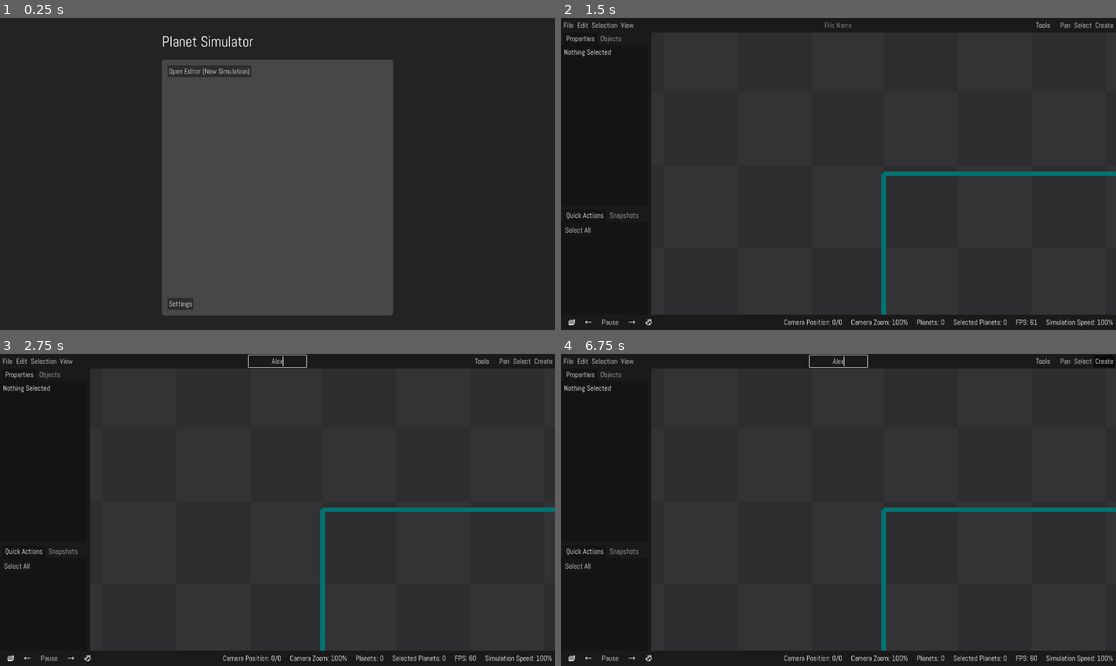
Above: before the commit, frames 1-4 (two rows, left to right).
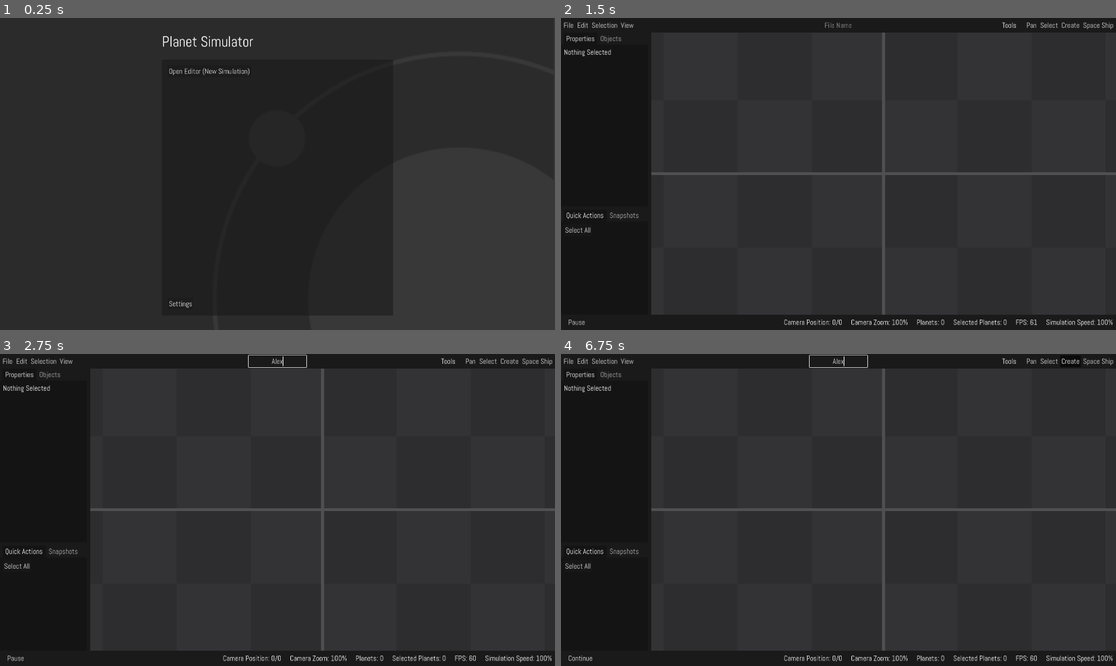
Above: after the commit, the same moments.

Repository: Maximinodotpy/PlanetSimulator
Game: Godot game, scene res://Scenes/User Interface/Main.tscn
Same seed, same stepped clock (60 frames per second), same inputs: the game is played once before the commit and once after it.
Inputs (mouse positions are in pixels of both pictures, inside the frame that each line leads up to):
- Up to frame 1 (0.25 s): no input
- Up to frame 2 (1.5 s): tap Enter at 0.5 s; move the mouse to (960, 158) at 0.52 s; hold Right (ui_right) 0.53-1.25 s; hold Delete 0.53-1.25 s; click (960, 158) at 0.67 s; click "Open Editor (New Simulation)" at 1.25 s
- Up to frame 3 (2.75 s): click (277, 360) at 2.02 s; type "Alex" at 2.1 s
- Up to frame 4 (6.75 s): click (1099, 360) at 2.75 s, where only the run after the commit has a clickable "Space Ship"; click "Pan" at 3.5 s; click "Select" at 4.25 s; click "Create" at 5 s; click "Select All" at 5.75 s; click (572, 659) at 6.52 s

The runs differ from the first frame. In frame 1, 33% of the frame differs, in the area x 29-100%, y 0-96%; in frame 2, 1.8%; in frame 3, 1.8%; in frame 4, 1.8%.

Commit message:
Many Changes

Diff:
--- a/Global Scripts/Editor Global.gd
+++ b/Global Scripts/Editor Global.gd
@@ -198,7 +198,7 @@
 func get_space() -> Node2D:
 	return Helpers.getSceneRoot().find_children('space')[0]
 
-func get_space_viewport() -> SubViewport:
+func get_space_viewport() -> Viewport:
 	return Helpers.getSceneRoot().find_children('space_viewport')[0]
 
 func get_file_name_edit() -> LineEdit:
--- a/Scenes/Gravity Object/Gravity Object Template.gd
+++ b/Scenes/Gravity Object/Gravity Object Template.gd
@@ -20,18 +20,31 @@
 		if object == self:
 			continue
 
-		var distanceSquared = position.distance_squared_to(object.position)
+		var distance = position.distance_to(object.position)
+		var direction = (self.position - object.position).normalized()
 		var myMass = self.weight
 		var theirMass = object.weight
 
-		motion += position.direction_to(object.position) * object.weight
+		const MASS_MULTIPLIER = 1_000_000
+
+		# Calculate gravitational force
+		var force = grav_force(myMass * MASS_MULTIPLIER, theirMass * MASS_MULTIPLIER, distance)
+
+		var acceleration = force / myMass
+
+		motion -= direction * acceleration * delta * EditorGlobal.simulationSpeed
+
+	frameReaction()
+
+func frameReaction():
+	pass
 
 # Calculate the gravitational force between 2 objects
-func grav_force(m1, m2, r):
-	# Newtons constant
-	var G = 6.674*(10**-11)
-	var formula = G * (m1 * m2 / r)
-	return formula
+func grav_force(m1: float, m2: float, r: float) -> float:
+	var G = 6.675e-11
+
+	var F = G * m1 * m2 / r**2
+	return F
 
 func apply_motion(delta):
-	set_position(position + motion * delta * EditorGlobal.simulationSpeed)
+	set_position(position + motion * delta)
--- /dev/null
+++ b/Scenes/Space Ship/Space Ship.gd
@@ -0,0 +1,13 @@
+extends "res://Scenes/Gravity Object/Gravity Object Template.gd"
+
+func _init():
+	pass
+
+func frameReaction():
+	if Input.is_key_pressed(KEY_LEFT):
+		rotation_degrees -= 5
+	if Input.is_key_pressed(KEY_RIGHT):
+		rotation_degrees += 5
+
+	if Input.is_key_pressed(KEY_UP):
+		motion += Vector2(0, -5).rotated(rotation)
--- /dev/null
+++ b/Scenes/Space Ship/Space Ship.tscn
@@ -0,0 +1,14 @@
+[gd_scene load_steps=4 format=3 uid="uid://bsocfxao3rhf3"]
+
+[ext_resource type="PackedScene" uid="uid://crnb8umwfskq4" path="res://Scenes/Gravity Object/Gravity Object Template.tscn" id="1_4hy78"]
+[ext_resource type="Texture2D" uid="uid://dwet4j7mp8dmf" path="res://Meta/Screenshots/Screenshot 1.png" id="2_4xwal"]
+[ext_resource type="Script" path="res://Scenes/Space Ship/Space Ship.gd" id="2_qvskm"]
+
+[node name="Space Ship" instance=ExtResource("1_4hy78")]
+script = ExtResource("2_qvskm")
+
+[node name="Sprite2D" type="Sprite2D" parent="." index="0"]
+scale = Vector2(0.155224, 0.163889)
+texture = ExtResource("2_4xwal")
+
+[node name="Camera2D" type="Camera2D" parent="." index="1"]
--- a/Scenes/Space.tscn
+++ b/Scenes/Space.tscn
@@ -8,7 +8,7 @@
 [node name="ParallaxBackground" type="ParallaxBackground" parent="."]
 
 [node name="ParallaxLayer" type="ParallaxLayer" parent="ParallaxBackground"]
-motion_mirroring = Vector2(29689, 15388)
+motion_mirroring = Vector2(29689, 15358)
 
 [node name="TextureRect" type="TextureRect" parent="ParallaxBackground/ParallaxLayer"]
 offset_right = 29934.0
--- a/Scenes/User Interface/Editor/Editor.gd
+++ b/Scenes/User Interface/Editor/Editor.gd
@@ -11,7 +11,8 @@
 var tools = [
 	preload("res://Scenes/User Interface/Editor/Tools/Move.gd").new(),
 	preload("res://Scenes/User Interface/Editor/Tools/Select.gd").new(),
-	preload("res://Scenes/User Interface/Editor/Tools/Create.gd").new()
+	preload("res://Scenes/User Interface/Editor/Tools/Create.gd").new(),
+	preload("res://Scenes/User Interface/Editor/Tools/Space Ship.gd").new()
 ]
 
 var currentTool = 0
--- a/Scenes/User Interface/Editor/Editor.tscn
+++ b/Scenes/User Interface/Editor/Editor.tscn
@@ -20,6 +20,7 @@
 [ext_resource type="Texture2D" uid="uid://b1rdkesmmvwaa" path="res://Scenes/User Interface/Editor/Icons/move-right.svg" id="6_6v10q"]
 [ext_resource type="Texture2D" uid="uid://b2nn4sx744xpg" path="res://Scenes/User Interface/Editor/Icons/rabbit.svg" id="7_35o54"]
 [ext_resource type="PackedScene" uid="uid://tn815bk1ttbo" path="res://Scenes/User Interface/Editor/Parts/Property Editors/PropertyEditorSingle.tscn" id="7_yxhf3"]
+[ext_resource type="Script" path="res://Scenes/User Interface/Editor/Origin Markers.gd" id="17_i2gys"]
 
 [sub_resource type="StyleBoxFlat" id="StyleBoxFlat_ks2h5"]
 bg_color = Color(0.929412, 0.384314, 0.576471, 0.392157)
@@ -447,6 +448,17 @@
 size = Vector2i(1573, 976)
 render_target_update_mode = 4
 
+[node name="Origin Markers" type="Node2D" parent="v/main/SpaceContainer/SubViewportContainer/space_viewport"]
+script = ExtResource("17_i2gys")
+
+[node name="X" type="Line2D" parent="v/main/SpaceContainer/SubViewportContainer/space_viewport/Origin Markers"]
+points = PackedVector2Array(0, 0, 0, 100)
+default_color = Color(0.313726, 0.313726, 0.313726, 1)
+
+[node name="Y" type="Line2D" parent="v/main/SpaceContainer/SubViewportContainer/space_viewport/Origin Markers"]
+points = PackedVector2Array(0, 0, 100, 0)
+default_color = Color(0.313726, 0.313726, 0.313726, 1)
+
 [node name="SelectedRect" type="Panel" parent="v/main/SpaceContainer/SubViewportContainer/space_viewport"]
 offset_right = 40.0
 offset_bottom = 40.0
@@ -459,26 +471,6 @@
 rotation_smoothing_enabled = true
 script = ExtResource("4_by8r2")
 
-[node name="origin_marker" type="Control" parent="v/main/SpaceContainer/SubViewportContainer/space_viewport"]
-modulate = Color(0, 0.45098, 0.454902, 1)
-layout_mode = 3
-anchors_preset = 0
-offset_right = 40.0
-offset_bottom = 40.0
-
-[node name="ColorRect" type="ColorRect" parent="v/main/SpaceContainer/SubViewportContainer/space_viewport/origin_marker"]
-layout_mode = 0
-offset_left = -8.0
-offset_right = 8.0
-offset_bottom = 2441.0
-
-[node name="ColorRect2" type="ColorRect" parent="v/main/SpaceContainer/SubViewportContainer/space_viewport/origin_marker"]
-layout_mode = 0
-offset_top = 8.0
-offset_right = 16.0
-offset_bottom = 2449.0
-rotation = -1.57079
-
 [node name="bottom" type="MarginContainer" parent="v"]
 process_mode = 3
 layout_mode = 2
@@ -491,6 +483,7 @@
 layout_mode = 2
 
 [node name="slowest_button" type="Button" parent="v/bottom/h"]
+visible = false
 layout_mode = 2
 tooltip_text = "Slowest"
 focus_mode = 0
@@ -502,6 +495,7 @@
 icon = ExtResource("4_02nni")
 
 [node name="slower_button" type="Button" parent="v/bottom/h"]
+visible = false
 layout_mode = 2
 tooltip_text = "Slower"
 focus_mode = 0
@@ -523,6 +517,7 @@
 text = "Pause"
 
 [node name="faster_button" type="Button" parent="v/bottom/h"]
+visible = false
 layout_mode = 2
 tooltip_text = "Faster"
 focus_mode = 0
@@ -536,6 +531,7 @@
 icon_alignment = 2
 
 [node name="fastest_button" type="Button" parent="v/bottom/h"]
+visible = false
 layout_mode = 2
 tooltip_text = "Fastest"
 focus_mode = 0
--- a/Scenes/User Interface/Editor/MenuScripts/FileMenu.gd
+++ b/Scenes/User Interface/Editor/MenuScripts/FileMenu.gd
@@ -5,7 +5,12 @@
 func callback(id: int):
 	var item_text = get_item_text(id)
 	if item_text == 'Save':
-		EditorSaves.save_file()
+
+		if EditorSaves.currentSaveName == '':
+			EditorGlobal.get_file_name_edit().grab_focus()
+		else:
+			EditorSaves.save_file()
+
 	if item_text == 'Exit':
 		EditorSaves.currentSaveName = ''
 		get_tree().change_scene_to_file("res://Scenes/User Interface/Main.tscn")
--- /dev/null
+++ b/Scenes/User Interface/Editor/Origin Markers.gd
@@ -0,0 +1,23 @@
+extends Node2D
+
+@onready var xLine = $X
+@onready var yLine = $Y
+
+# Called when the node enters the scene tree for the first time.
+func _ready():
+	pass # Replace with function body.
+
+
+# Called every frame. 'delta' is the elapsed time since the previous frame.
+func _process(delta):
+	var visibleRectSize = EditorGlobal.get_space_viewport().get_visible_rect().size
+	var viewportTransform = get_viewport_transform()
+
+	var top = -viewportTransform.origin.y / viewportTransform.y.y
+	var left = -viewportTransform.origin.x / viewportTransform.x.x
+
+	xLine.points[0].y = top
+	xLine.points[1].y = top + get_viewport_rect().size.y / viewportTransform.y.y
+
+	yLine.points[0].x = left
+	yLine.points[1].x = left + get_viewport_rect().size.x / viewportTransform.x.x
--- a/Scenes/User Interface/Editor/Tools/Move.gd
+++ b/Scenes/User Interface/Editor/Tools/Move.gd
@@ -5,7 +5,8 @@
 	shortcut_key = KEY_P
 
 func selected():
-	viewport.get_camera_2d().continuePanzoom()
+	if viewport.get_camera_2d().has_method('continuePanzoom'):
+		viewport.get_camera_2d().continuePanzoom()
 
 func unselected():
 	viewport.get_camera_2d().pausePanzoom()
--- /dev/null
+++ b/Scenes/User Interface/Editor/Tools/Space Ship.gd
@@ -0,0 +1,31 @@
+extends "res://Scenes/User Interface/Editor/Tools/Tool Template.gd"
+
+var spaceShipScene = preload("res://Scenes/Space Ship/Space Ship.tscn")
+var spaceShipSceneInstance: Node2D
+var preCam: Camera2D
+
+func _init():
+	tool_name = 'Space Ship'
+
+func selected():
+	EditorGlobal.clear_selection()
+
+	spaceShipSceneInstance = spaceShipScene.instantiate()
+
+	spaceShipSceneInstance.set_position(viewport.get_camera_2d().position)
+
+	preCam = EditorGlobal.get_space_viewport().get_camera_2d()
+	EditorGlobal.get_space_viewport().get_camera_2d().enabled = false
+
+	EditorGlobal.get_space().add_child(spaceShipSceneInstance)
+
+	viewport.get_camera_2d().zoom = preCam.zoom
+
+func unselected():
+	spaceShipSceneInstance.queue_free()
+
+	viewport.get_camera_2d().enabled = false
+	preCam.enabled = true
+
+	preCam.position = spaceShipSceneInstance.position
+	preCam.zoom = viewport.get_camera_2d().zoom
--- a/Scenes/User Interface/Main.tscn
+++ b/Scenes/User Interface/Main.tscn
@@ -2,13 +2,7 @@
 
 [ext_resource type="Script" path="res://addons/godot_helpers/Nodes/Scene Switcher Button/Scene Switcher Button.gd" id="1_gifur"]
 [ext_resource type="PackedScene" uid="uid://dhrdbkvfafbq1" path="res://Scenes/User Interface/UI Template.tscn" id="1_osley"]
-
-[sub_resource type="StyleBoxFlat" id="StyleBoxFlat_n0hx3"]
-bg_color = Color(0.278431, 0.278431, 0.278431, 1)
-corner_radius_top_left = 10
-corner_radius_top_right = 10
-corner_radius_bottom_right = 10
-corner_radius_bottom_left = 10
+[ext_resource type="Texture2D" uid="uid://daogwyaq51yg0" path="res://Meta/splash_screen_icon.png" id="2_int6e"]
 
 [sub_resource type="GDScript" id="GDScript_6u0x5"]
 script/source = "extends VBoxContainer
@@ -29,13 +23,22 @@
 
 [node name="Main" instance=ExtResource("1_osley")]
 
+[node name="TextureRect" type="TextureRect" parent="." index="0"]
+layout_mode = 0
+offset_top = -640.0
+offset_right = 1920.0
+offset_bottom = 1280.0
+texture = ExtResource("2_int6e")
+
+[node name="ColorRect" parent="." index="1"]
+visible = false
+
 [node name="Label" parent="m/v" index="0"]
 text = "Planet Simulator"
 
 [node name="PanelContainer" type="PanelContainer" parent="m/v/VBoxContainer" index="0"]
 layout_mode = 2
 size_flags_vertical = 3
-theme_override_styles/panel = SubResource("StyleBoxFlat_n0hx3")
 
 [node name="MarginContainer" type="MarginContainer" parent="m/v/VBoxContainer/PanelContainer" index="0"]
 layout_mode = 2
--- a/project.godot
+++ b/project.godot
@@ -11,8 +11,11 @@
 [application]
 
 config/name="Planet Simulator"
+config/description="A Simple 2D Planet Simulator made with the Godot Game Engine."
 run/main_scene="res://Scenes/User Interface/Main.tscn"
 config/features=PackedStringArray("4.1", "GL Compatibility")
+boot_splash/bg_color=Color(0.168627, 0.168627, 0.168627, 1)
+boot_splash/image="res://Meta/splash_screen_icon.png"
 config/icon="res://Meta/icon.svg"
 
 [autoload]
Binary file added: Meta/icon.png
Not shown, added: Meta/icon.png.import
Binary file added: Meta/splash_screen_icon.png
Not shown, added: Meta/splash_screen_icon.png.import
Not shown: 1 places in Scenes/User Interface/Editor/Editor.tscn that only renumber resources
